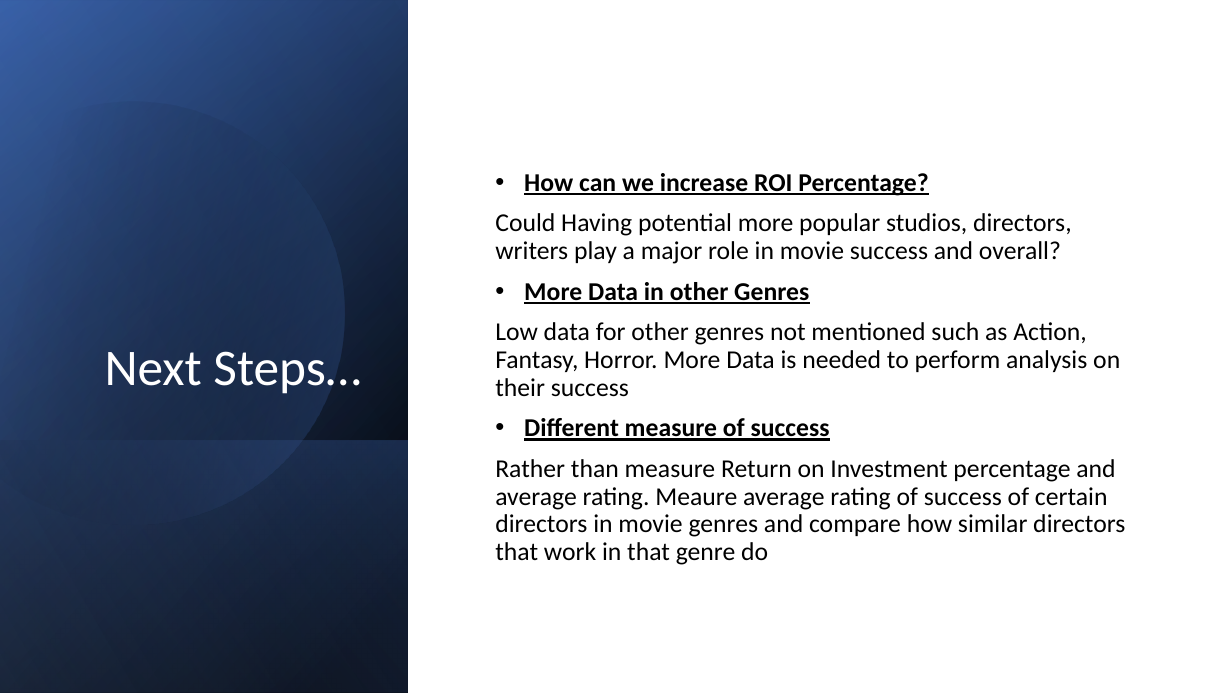
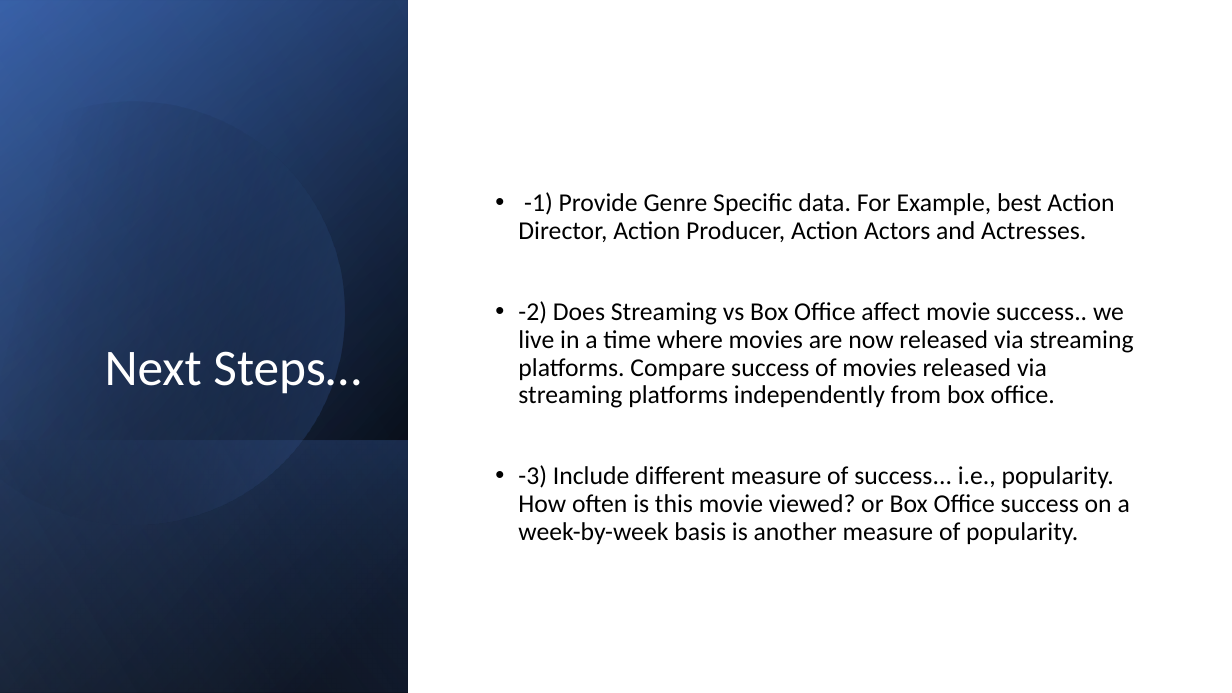
Before and after one commit to carlos-marin1742/dsc-phase-1-project-v2-3, a slide deck: slide 13 of Project 1 Presentation.pptx (slide 10 before the commit). Drawn at 1232x693 pixels with LibreOffice and Linux fonts; fonts in the diff are those of the drawing. Boxes give left, top, right and bottom in pixels: in the first picture for what was removed or moved away, otherwise in the second. Text is boxed around its words. In the diff, an @@ line names an element or a change of style, - is before the commit and + after.

```diff
--- a/Project 1 Presentation.pptx
+++ b/Project 1 Presentation.pptx
@@ text at (518, 192, 1134, 544): text changed @@
-• How can we increase ROI Percentage?
-Could Having potential more popular studios, directors, writers play a major role in movie success and overall?
-• More Data in other Genres
-Low data for other genres not mentioned such as Action, Fantasy, Horror. More Data is needed to perform analysis on their success
-• Different measure of success
-Rather than measure Return on Investment percentage and average rating. Meaure average rating of success of certain directors in movie genres and compare how similar directors that work in that genre do
+• -1) Provide Genre Specific data. For Example, best Action Director, Action Producer, Action Actors and Actresses.
+• -2) Does Streaming vs Box Office affect movie success.. we live in a time where movies are now released via streaming platforms. Compare success of movies released via streaming platforms independently from box office.
+• -3) Include different measure of success... i.e., popularity. How often is this movie viewed? or Box Office success on a week-by-week basis is another measure of popularity.
```
Also in this commit, not shown: 6 other slides changed, 6 slides added, 2 slides removed, 1 other file.
